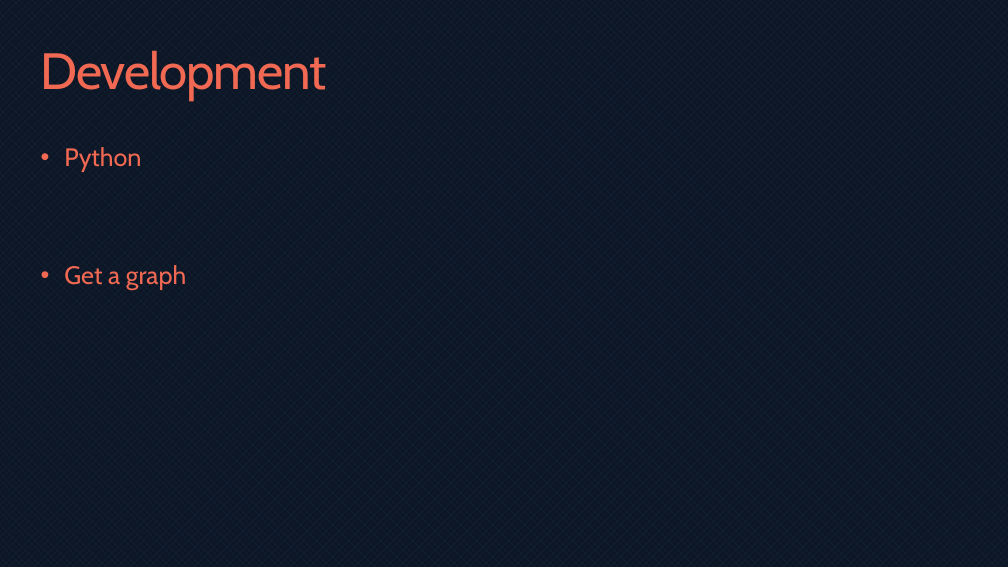
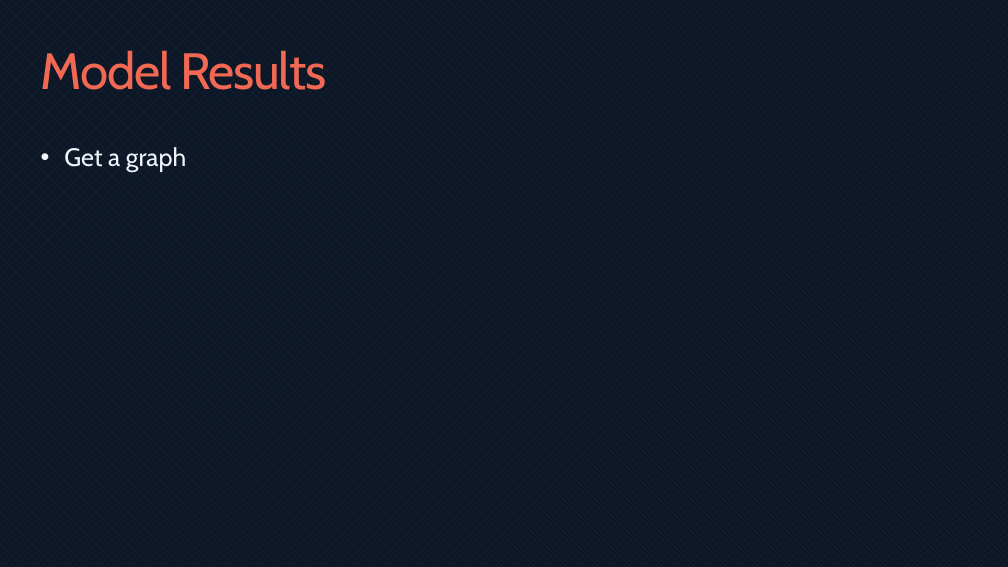
Before and after one commit to bmaximuml/CS351-Reports, a slide deck: slide 16 of Presentation/Network Switch Design on FPGAs.pptx (slide 10 before the commit). Drawn at 1008x567 pixels with LibreOffice and Linux fonts; fonts in the diff are those of the drawing. Boxes give left, top, right and bottom in pixels: in the first picture for what was removed or moved away, otherwise in the second. Text is boxed around its words. In the diff, an @@ line names an element or a change of style, - is before the commit and + after.

```diff
--- a/Presentation/Network Switch Design on FPGAs.pptx
+++ b/Presentation/Network Switch Design on FPGAs.pptx
@@ title at (41,50,326,90): text changed @@
-Development
+Model Results
@@ text "Get a graph" at (64,147,186,172): text colour #F16953 to #F0F4FA @@
@@ text at (64,147,141,172): paragraph removed @@
-• Python
```
Also in this commit, not shown: 8 other slides changed, 7 slides added, 1 slide removed, 20 other files.
